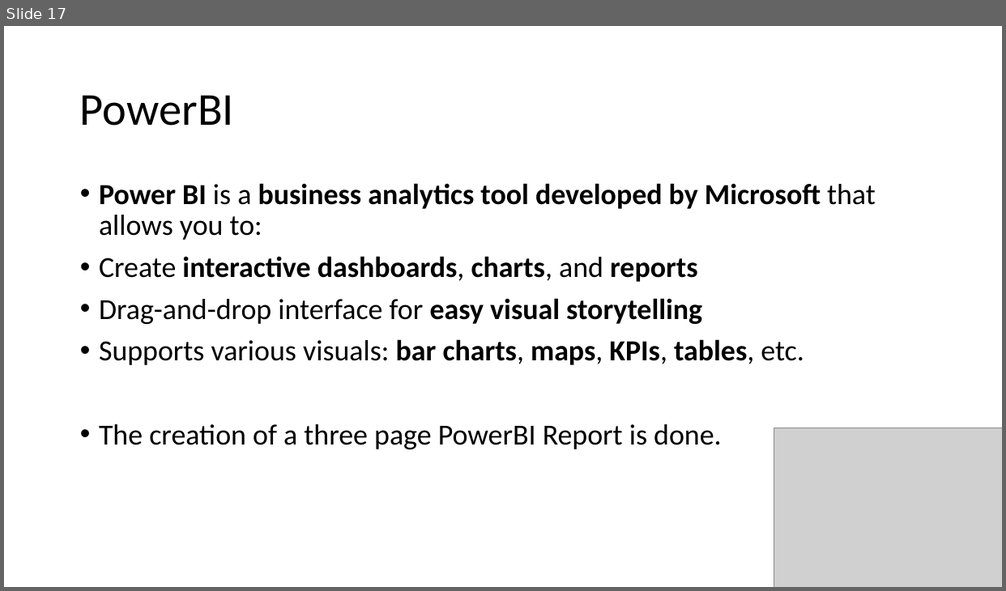
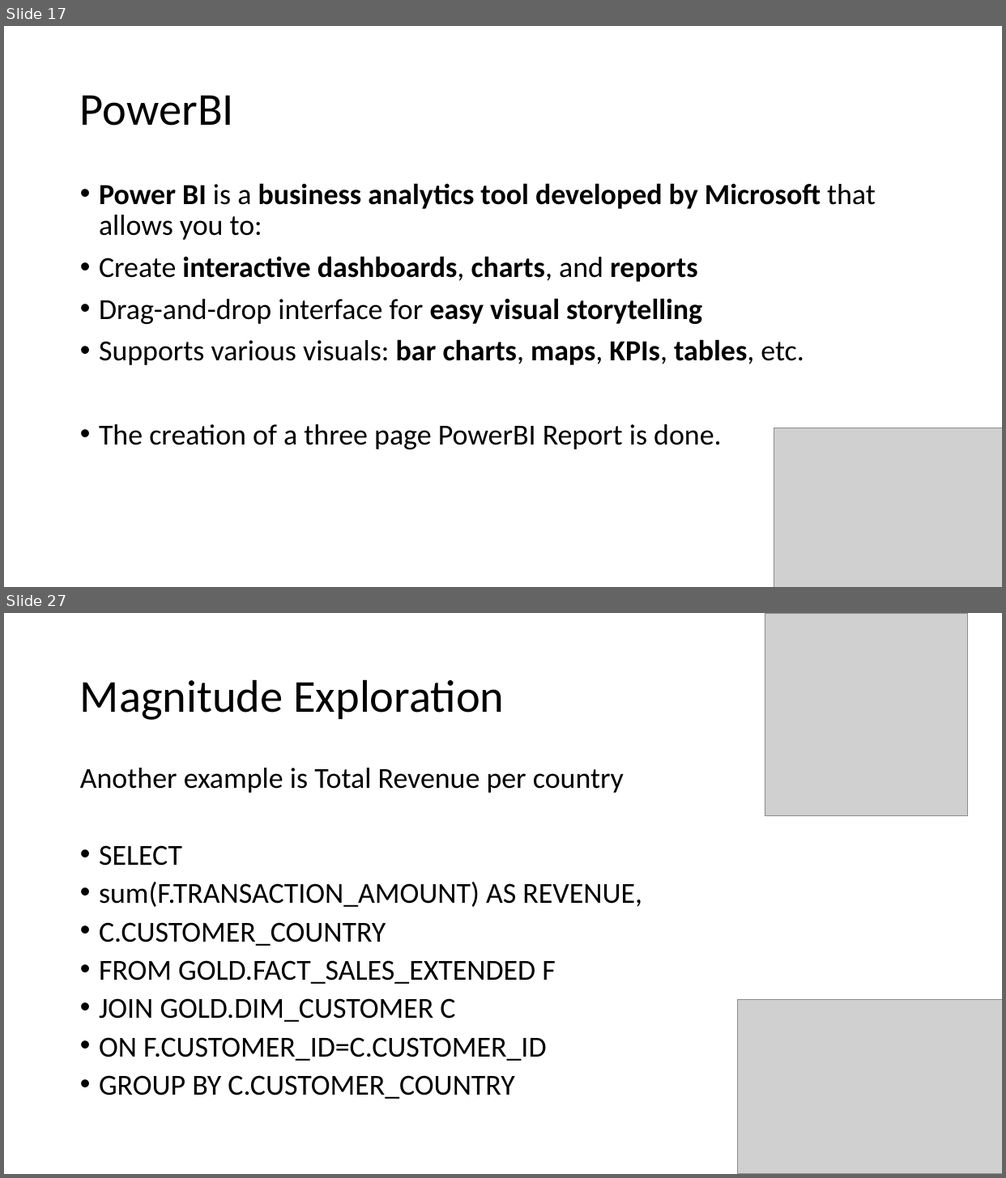
Before and after one commit to Vishwanaathh/RETAIL_SALES_DATA_ANALYTICS, a slide deck: Retail Sales Data Analysis.pptx. Shown one above the other, each under a label of ours: slide 17 before the commit, slides 17 and 27 after it; the slides between them are not shown. The pictures are 1006x591 and 1006x1178 pixels, drawn with LibreOffice and Linux fonts; fonts in the diff are those of the drawing; grey boxes stand for pictures. Boxes give left, top, right and bottom in pixels: in the first picture for what was removed or moved away, otherwise in the second. Text is boxed around its words. In the diff, an @@ line names an element or a change of style, - is before the commit and + after.

```diff
--- a/Retail Sales Data Analysis.pptx
+++ b/Retail Sales Data Analysis.pptx
@@ slide 27 added at [4,613,1002,1174], background #FFFFFF @@
@@ picture added at [765,613,967,815] @@
@@ title added at [80,679,504,720], 44 pt, text #000000 @@
+Magnitude Exploration
@@ text added at [80,768,642,1099], 28 pt, text #000000 @@
+Another example is Total Revenue per country
+• SELECT
+• sum(F.TRANSACTION_AMOUNT) AS REVENUE,
+• C.CUSTOMER_COUNTRY
+• FROM GOLD.FACT_SALES_EXTENDED F
+• JOIN GOLD.DIM_CUSTOMER C
+• ON F.CUSTOMER_ID=C.CUSTOMER_ID
+• GROUP BY C.CUSTOMER_COUNTRY
@@ picture added at [738,1000,1002,1174] @@
```
Also in this commit, not shown: 11 other slides added, 6 other files.
